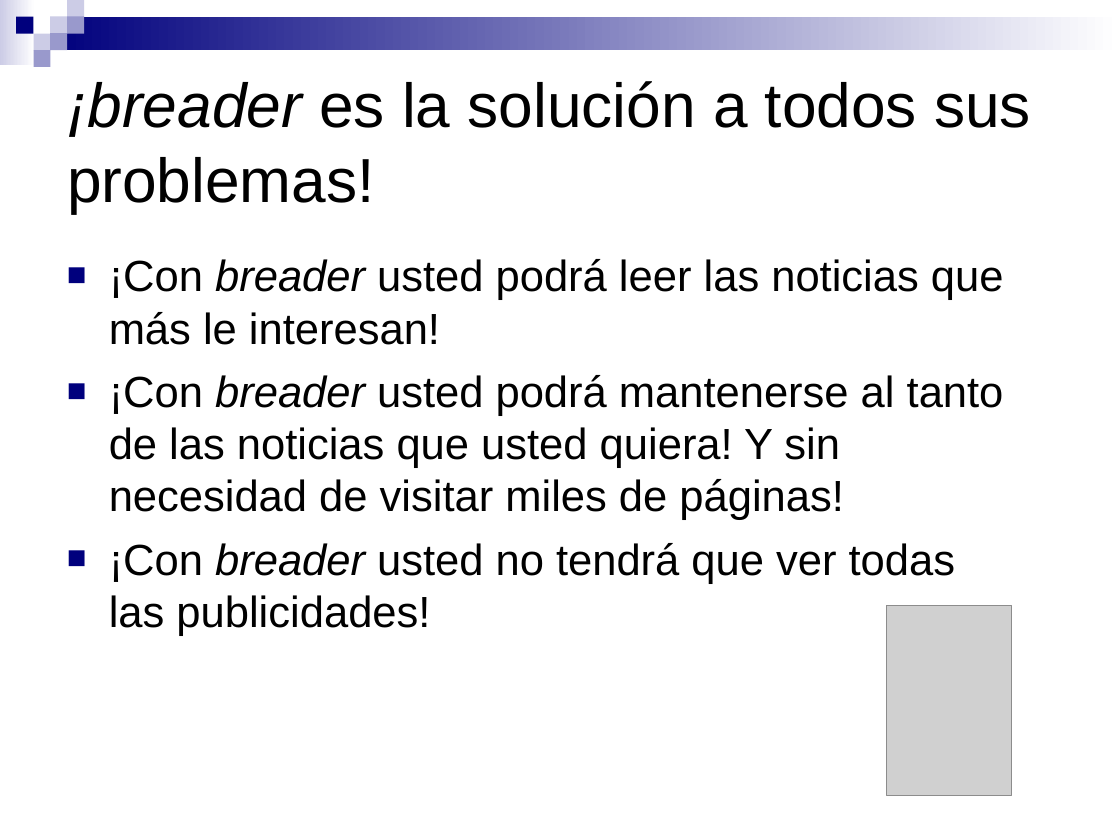
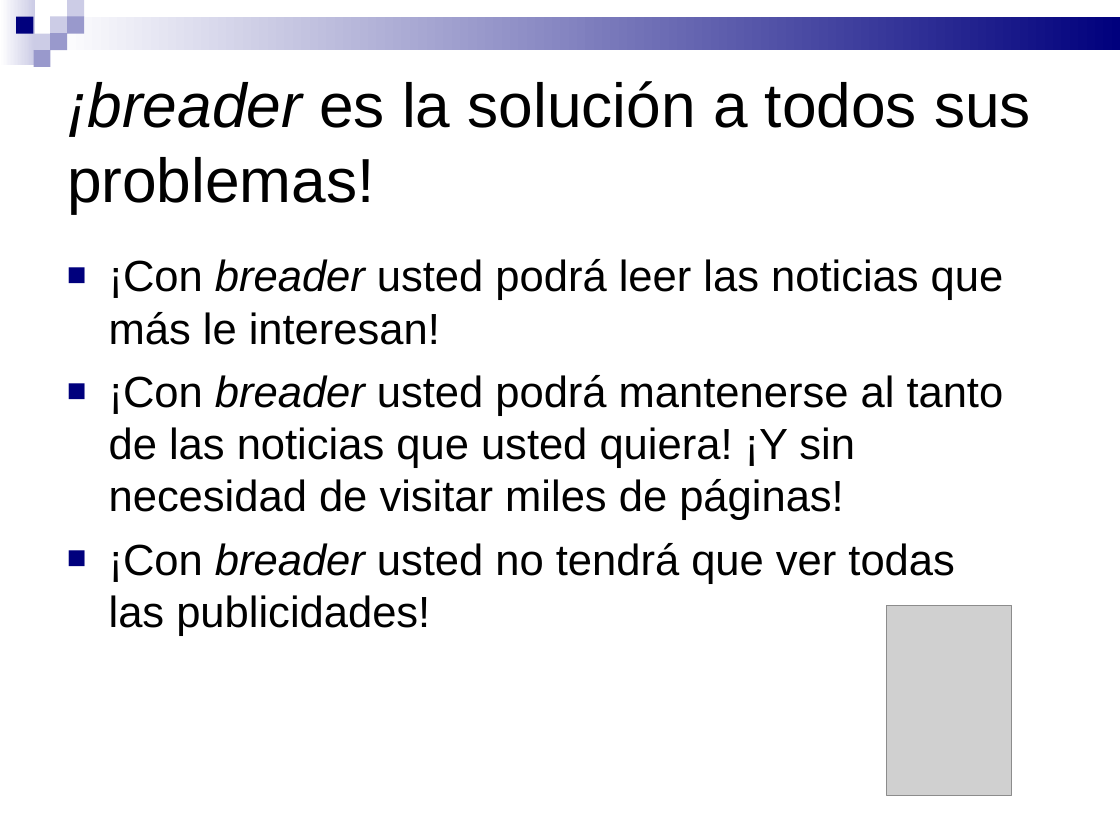
Before and after one commit to pablorusso/breader, a slide deck: slide 5 of disenio/presentacion.ppt. Drawn at 1120x840 pixels with LibreOffice and Linux fonts; fonts in the diff are those of the drawing; grey boxes stand for pictures. Boxes give left, top, right and bottom in pixels: in the first picture for what was removed or moved away, otherwise in the second. Text is boxed around its words. In the diff, an @@ line names an element or a change of style, - is before the commit and + after.

```diff
--- a/disenio/presentacion.ppt
+++ b/disenio/presentacion.ppt
@@ rectangle at (x1=0, y1=0, x2=35, y2=65): fill gradient #FFFFFF to #CCCCE6 to gradient #CCCCE6 to #FFFFFF @@
@@ rectangle at (x1=50, y1=17, x2=1120, y2=50): fill gradient #FFFFFF to #00007D to gradient #00007D to #FFFFFF @@
@@ text at (x1=109, y1=375, x2=1004, y2=520): text changed @@
-■ ¡Con breader usted podrá mantenerse al tanto de las noticias que usted quiera! Y sin necesidad de visitar miles de páginas!
+■ ¡Con breader usted podrá mantenerse al tanto de las noticias que usted quiera! ¡Y sin necesidad de visitar miles de páginas!
```
Also in this commit, not shown: 6 other slides changed, 5 slides removed.
